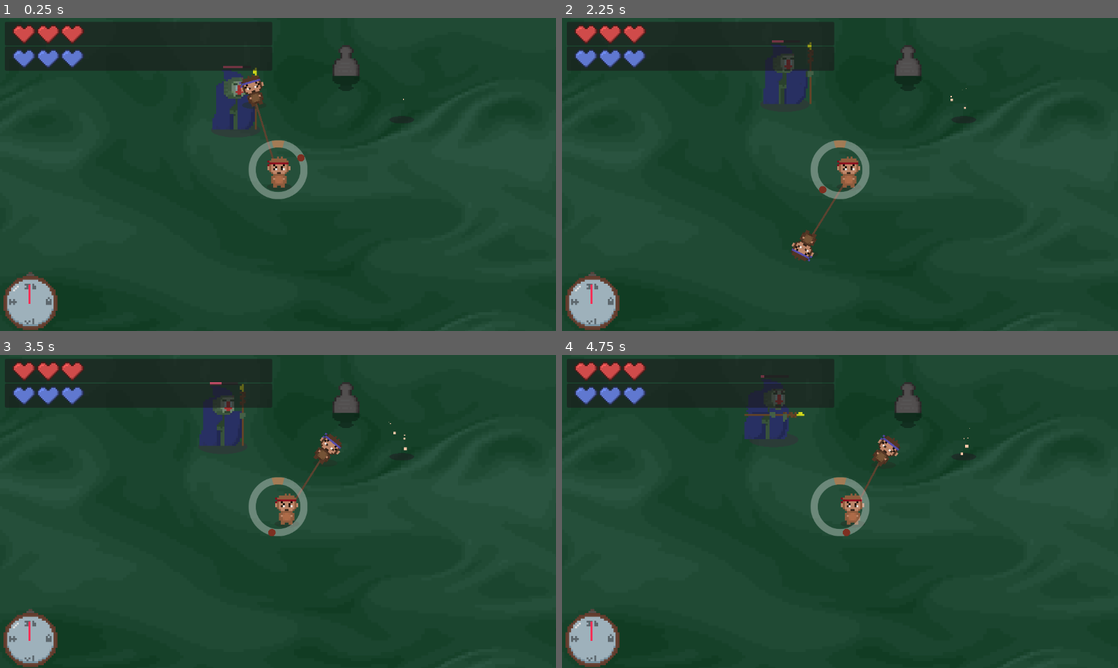
Above: before the commit, frames 1-4 (two rows, left to right).
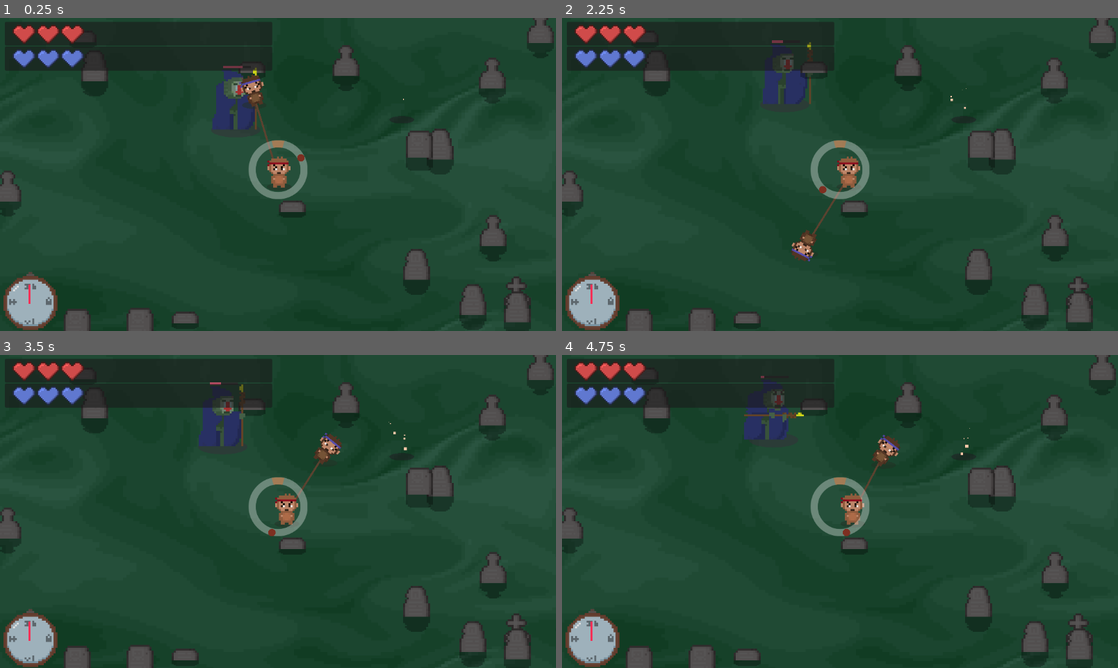
Above: after the commit, the same moments.

Repository: arrowira/cookiejam4
Game: Godot game, scene res://scenes/main.tscn
Two runs of this game, one before a commit and one after it. Both use one fixed random seed, a clock stepped at 60 frames per second and the inputs below.
Inputs (mouse positions are in pixels of both pictures, inside the frame that each line leads up to):
- Up to frame 1 (0.25 s): no input
- Up to frame 2 (2.25 s): move the mouse to (962, 158) at 0.52 s; tap C (c) at 0.6 s; tap E (e) at 0.8, 1.35 s; move the mouse to (728, 190) at 1.27 s; tap K (k) at 1.55, 2.1 s; move the mouse to (895, 105) at 2.02 s
- Up to frame 3 (3.5 s): tap X (x) at 2.3, 2.85 s; move the mouse to (250, 574) at 2.77 s; tap C (c) at 3.05 s
- Up to frame 4 (4.75 s): move the mouse to (1006, 558) at 3.52 s; tap C (c) at 3.6 s; tap E (e) at 3.8 s; move the mouse to (673, 464) at 4.27 s; click (673, 464) at 4.35 s; tap K (k) at 4.55 s

The runs differ from the first frame. In frame 1, 4.9% of the frame differs, in the area x 0-100%, y 0-100%; in frame 2, 5.0%; in frame 3, 5.0%; in frame 4, 5.0%.

Commit message:
tombstone spawning

Diff:
--- a/cookie-jam-4/scenes/main.tscn
+++ b/cookie-jam-4/scenes/main.tscn
@@ -6,6 +6,7 @@
 [ext_resource type="PackedScene" uid="uid://p1qo7h8nh76g" path="res://scenes/wizardA.tscn" id="4_o6xl0"]
 [ext_resource type="Shader" uid="uid://lasivi66q35s" path="res://fractalnoise.gdshader" id="5_tbgi4"]
 [ext_resource type="PackedScene" uid="uid://bd28s0f0f5bor" path="res://scenes/tombstone.tscn" id="6_tefeu"]
+[ext_resource type="Script" uid="uid://csk8ysmbebmqc" path="res://scripts/stone_spawner.gd" id="7_o6xl0"]
 
 [sub_resource type="ShaderMaterial" id="ShaderMaterial_tefeu"]
 shader = ExtResource("5_tbgi4")
@@ -47,4 +48,7 @@
 [node name="tombstone" parent="." instance=ExtResource("6_tefeu")]
 position = Vector2(352, -500)
 
+[node name="stoneSpawner" type="Node2D" parent="."]
+script = ExtResource("7_o6xl0")
+
 [connection signal="timeout" from="EnemyManager/spawnCD" to="EnemyManager" method="_on_spawn_cd_timeout"]
--- a/cookie-jam-4/scenes/tombstone.tscn
+++ b/cookie-jam-4/scenes/tombstone.tscn
@@ -4,7 +4,7 @@
 [ext_resource type="Texture2D" uid="uid://csbpiqhdktrbc" path="res://sprites/tombstone_sprites.webp" id="2_mweh2"]
 
 [sub_resource type="RectangleShape2D" id="RectangleShape2D_c0vnt"]
-size = Vector2(139, 29)
+size = Vector2(139, 62)
 
 [node name="tombstone" type="Node2D"]
 script = ExtResource("1_c0vnt")
@@ -32,5 +32,5 @@
 [node name="stone" type="Node2D" parent="body"]
 
 [node name="CollisionShape2D" type="CollisionShape2D" parent="body"]
-position = Vector2(-0.5, -14.5)
+position = Vector2(-0.5, -31)
 shape = SubResource("RectangleShape2D_c0vnt")
--- /dev/null
+++ b/cookie-jam-4/scripts/stone_spawner.gd
@@ -0,0 +1,9 @@
+extends Node2D
+var res = Vector2(20000,10000)
+var pStone = preload("res://scenes/tombstone.tscn")
+# Called when the node enters the scene tree for the first time.
+func _ready() -> void:
+	for i in range(700):
+		var stone = pStone.instantiate()
+		stone.position = Vector2(randi_range(-res.x/2, res.x/2),randi_range(-res.y/2,res.y/2))
+		add_child(stone)
--- a/cookie-jam-4/scripts/tombstone.gd
+++ b/cookie-jam-4/scripts/tombstone.gd
@@ -4,13 +4,13 @@
 # Called when the node enters the scene tree for the first time.
 func _ready() -> void:
 	$Sprite2D.frame = randi_range(1,5)*5
+	z_index = global_position.y/100.0
 
 
 # Called every frame. 'delta' is the elapsed time since the previous frame.
 func _process(delta: float) -> void:
 	$shadow.frame = $Sprite2D.frame
-	z_index = global_position.y/100.0
 
 func _break():
 	$body.queue_free()
-	$Sprite2D.frame = randi_range(1,5)*5+4
+	$Sprite2D.frame = randi_range(1,5)*5+3
Not shown: 1 places in cookie-jam-4/scenes/main.tscn that only renumber resources
Not shown, added: cookie-jam-4/scripts/stone_spawner.gd.uid
